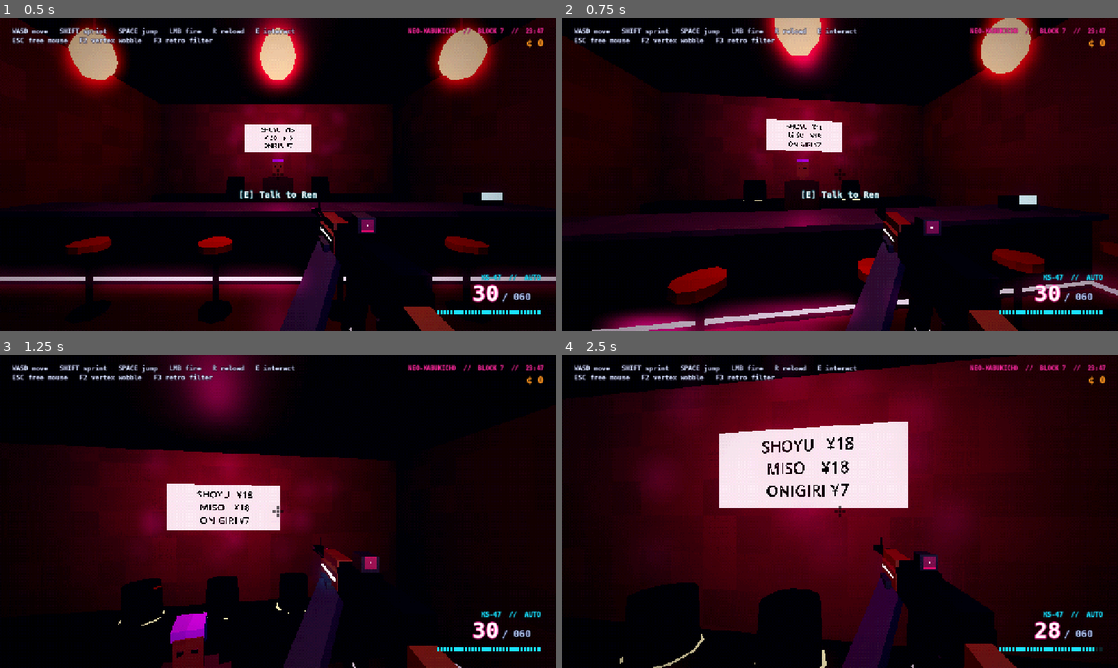
Above: before the commit, frames 1-4 (two rows, left to right).
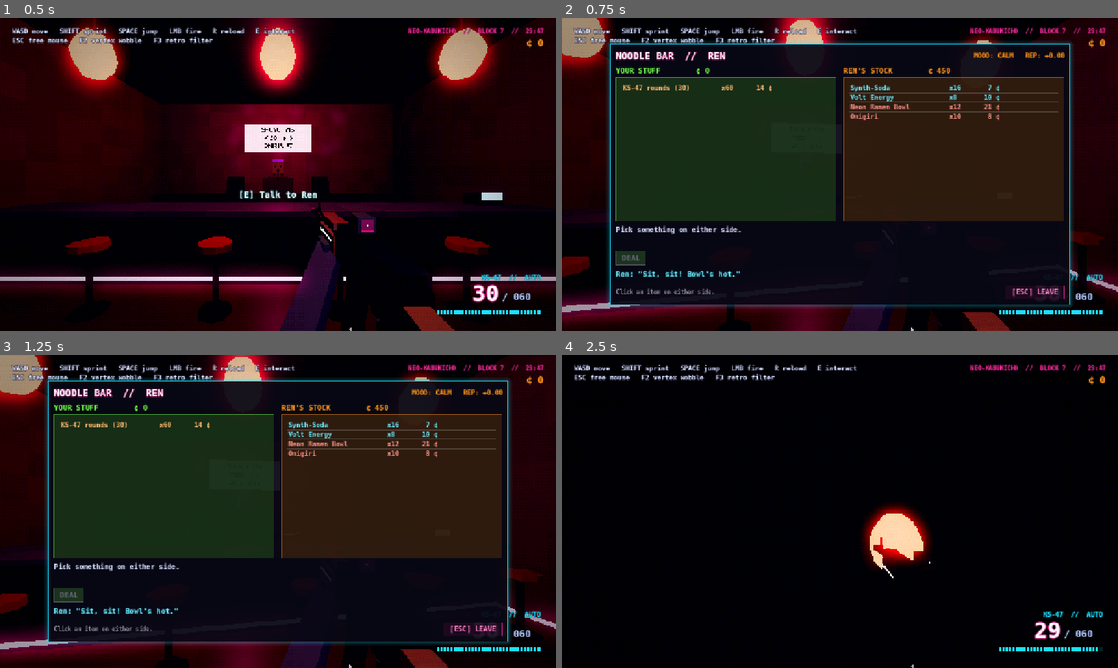
Above: after the commit, the same moments.

Repository: J0C0M/CyberpunkTypeGame
Game: Godot game, scene res://scenes/main.tscn
Same seed, same stepped clock (60 frames per second), same inputs: the game is played once before the commit and once after it.
Inputs (mouse positions are in pixels of both pictures, inside the frame that each line leads up to):
- Up to frame 1 (0.5 s): no input
- Up to frame 2 (0.75 s): move the mouse to (867, 174) at 0.52 s; hold W (move_forward) from 0.53 s (still down); tap E (interact) at 0.6 s
- Up to frame 3 (1.25 s): keep holding W (move_forward); tap Space (jump) at 0.77 s
- Up to frame 4 (2.5 s): release W (move_forward) at 1.25 s; click (1034, 630) at 1.25 s, where only the run after the commit has a clickable "[ESC] LEAVE"; move the mouse to (812, 511) at 2.02 s; hold W (move_forward) from 2.03 s (still down); click (812, 511) at 2.1 s; tap Space (jump) at 2.27 s

Frame 1 is identical in both runs. In frame 2, 57% of the frame differs, in the area x 0-100%, y 0-100%; in frame 3, 60%; in frame 4, 68%, in the area x 1-100%, y 0-100%.

Commit message:
Add trade screen for buying and selling with merchants
Pressing E on a merchant opens a trade screen with the player's inventory and the merchant's stock side by side, per-item prices, both sides' credits and the merchant's spoken lines. Merchants price with their markup, mood and the player's reputation, pay less for items outside their trade, can run out of cash, and gain reputation with each deal. The game pauses and the mouse is freed while trading; Esc leaves. Adds shared UiStyle helpers and cash, click and deny sounds.

Diff:
--- a/scenes/main.tscn
+++ b/scenes/main.tscn
@@ -5,6 +5,7 @@
 [ext_resource type="Shader" path="res://shaders/retro_post.gdshader" id="3_post"]
 [ext_resource type="PackedScene" path="res://scenes/world/world.tscn" id="4_world"]
 [ext_resource type="PackedScene" path="res://ui/hud.tscn" id="5_hud"]
+[ext_resource type="PackedScene" path="res://ui/trade_screen.tscn" id="6_trade"]
 
 [sub_resource type="ShaderMaterial" id="ShaderMaterial_post"]
 shader = ExtResource("3_post")
@@ -33,3 +34,5 @@
 [node name="World" parent="RetroScreen/SubViewport" instance=ExtResource("4_world")]
 
 [node name="HUD" parent="." instance=ExtResource("5_hud")]
+
+[node name="TradeScreen" parent="." instance=ExtResource("6_trade")]
--- a/scripts/actors/merchant.gd
+++ b/scripts/actors/merchant.gd
@@ -79,6 +79,55 @@
 	cash = profile["credits"]
 
 
+## What the merchant asks for one pack of `id` (markup, mood and reputation included).
+func sell_price(id: StringName) -> int:
+	var profile := ShopCatalog.profile(catalog)
+	var mood := 1.0 + (0.25 if anger_time > 0.0 else 0.0) + (0.15 if annoyed_time > 0.0 else 0.0)
+	var price := ItemDB.base_price(id) * ItemDB.pack_size(id) * float(profile["markup"]) * mood * (1.0 - 0.12 * reputation())
+	return maxi(1, roundi(price))
+
+
+## What the merchant pays for one pack of `id`. Items they don't deal in fetch half as much.
+func buy_price(id: StringName) -> int:
+	var profile := ShopCatalog.profile(catalog)
+	var rate: float = profile["buyback"]
+	if not (profile["likes"] as Array).has(ItemDB.category(id)):
+		rate *= 0.5
+	var mood := 0.8 if anger_time > 0.0 else 1.0
+	var price := ItemDB.base_price(id) * ItemDB.pack_size(id) * rate * mood * (1.0 + 0.12 * reputation())
+	return maxi(1, roundi(price))
+
+
+## Moves one pack from the merchant to the player for `price`. Returns an error line or "".
+func sell_to_player(id: StringName, price: int) -> String:
+	var pack := ItemDB.pack_size(id)
+	if stock.count(id) < pack:
+		return "Sold out."
+	if GameState.credits < price:
+		return "You're short. That's %d ¢." % price
+	GameState.spend_credits(price)
+	cash += price
+	stock.remove(id, pack)
+	GameState.inventory.add(id, pack)
+	GameState.change_reputation(merchant_id, 0.02)
+	return ""
+
+
+## Moves one pack from the player to the merchant for `price`. Returns an error line or "".
+func buy_from_player(id: StringName, price: int) -> String:
+	var pack := ItemDB.pack_size(id)
+	if GameState.inventory.count(id) < pack:
+		return "That's not a full box." if pack > 1 else "You don't have that."
+	if cash < price:
+		return "Can't afford it. Till's down to %d ¢." % cash
+	cash -= price
+	stock.add(id, pack)
+	GameState.inventory.remove(id, pack)
+	GameState.add_credits(price)
+	GameState.change_reputation(merchant_id, 0.02)
+	return ""
+
+
 ## Comes back to life behind the counter, calm and restocked (after the player sleeps).
 func revive() -> void:
 	if is_dead:
--- a/ui/hud.gd
+++ b/ui/hud.gd
@@ -25,6 +25,8 @@
 
 func _ready() -> void:
 	add_to_group("hud")
+	# Keep updating while menus pause the game, so prompts and the crosshair hide properly.
+	process_mode = Node.PROCESS_MODE_ALWAYS
 	_font = _make_font()
 	var root := Control.new()
 	root.name = "Root"
--- /dev/null
+++ b/ui/trade_screen.gd
@@ -0,0 +1,241 @@
+extends CanvasLayer
+## Buy/sell screen: the player's inventory and the merchant's stock side by side with prices and
+## both sides' credits. The game pauses and the mouse is freed while it is open; Esc leaves.
+## Opened through the "trade_screen" group: call_group("trade_screen", "open_for", merchant).
+
+const CASH_SOUND := preload("res://assets/audio/trade_cash.wav")
+const CLICK_SOUND := preload("res://assets/audio/ui_click.wav")
+const DENY_SOUND := preload("res://assets/audio/ui_deny.wav")
+
+var _merchant: Merchant
+var _panel: PanelContainer
+var _title: Label
+var _mood: Label
+var _player_header: Label
+var _merchant_header: Label
+var _player_list: ItemList
+var _merchant_list: ItemList
+var _detail: Label
+var _speech: Label
+var _deal_button: Button
+var _player_ids: Array[StringName] = []
+var _merchant_ids: Array[StringName] = []
+## The item being looked at and whether the player would be buying it.
+var _selected := &""
+var _buying := true
+var _audio: AudioStreamPlayer
+
+
+func _ready() -> void:
+	add_to_group("trade_screen")
+	layer = 10
+	process_mode = Node.PROCESS_MODE_ALWAYS
+	_audio = AudioStreamPlayer.new()
+	add_child(_audio)
+	_build()
+	_panel.visible = false
+
+
+func is_open() -> bool:
+	return _panel.visible
+
+
+func open_for(merchant: Merchant) -> void:
+	if is_open() or merchant == null:
+		return
+	_merchant = merchant
+	GameState.claim_ui(&"trade")
+	get_tree().paused = true
+	_panel.visible = true
+	_selected = &""
+	_title.text = "%s  //  %s" % [merchant.shop_name.to_upper(), merchant.display_name.to_upper()]
+	_say(merchant.greeting)
+	_refresh()
+
+
+func close() -> void:
+	if not is_open():
+		return
+	_panel.visible = false
+	get_tree().paused = false
+	GameState.release_ui()
+	_merchant = null
+
+
+func _unhandled_input(event: InputEvent) -> void:
+	if is_open() and event.is_action_pressed("toggle_mouse_capture"):
+		close()
+		get_viewport().set_input_as_handled()
+
+
+func _refresh() -> void:
+	_mood.text = "MOOD: %s   REP: %+.2f" % [_merchant.mood_text().to_upper(), _merchant.reputation()]
+	_player_header.text = "YOUR STUFF        ¢ %d" % GameState.credits
+	_merchant_header.text = "%s'S STOCK        ¢ %d" % [_merchant.display_name.to_upper(), _merchant.cash]
+	_player_ids = GameState.inventory.ids()
+	_merchant_ids = _merchant.stock.ids()
+	_fill(_player_list, _player_ids, GameState.inventory, false)
+	_fill(_merchant_list, _merchant_ids, _merchant.stock, true)
+	_update_detail()
+
+
+func _fill(list: ItemList, ids: Array[StringName], bag: Inventory, buying: bool) -> void:
+	list.clear()
+	for id in ids:
+		var pack := ItemDB.pack_size(id)
+		var price := _merchant.sell_price(id) if buying else _merchant.buy_price(id)
+		var title := ItemDB.display_name(id) + (" (%d)" % pack if pack > 1 else "")
+		var index := list.add_item("%-24s x%-4d %5d ¢" % [title, bag.count(id), price])
+		list.set_item_custom_fg_color(index, ItemDB.color(id).lerp(Color.WHITE, 0.35))
+		if id == _selected and buying == _buying:
+			list.select(index)
+
+
+func _on_player_item(index: int) -> void:
+	_merchant_list.deselect_all()
+	_select(_player_ids[index], false)
+
+
+func _on_merchant_item(index: int) -> void:
+	_player_list.deselect_all()
+	_select(_merchant_ids[index], true)
+
+
+func _select(id: StringName, buying: bool) -> void:
+	_selected = id
+	_buying = buying
+	_play(CLICK_SOUND)
+	_update_detail()
+
+
+func _update_detail() -> void:
+	if _selected == &"":
+		_detail.text = "Pick something on either side."
+		_deal_button.disabled = true
+		_deal_button.text = "DEAL"
+		return
+	var pack := ItemDB.pack_size(_selected)
+	var unit := " for a box of %d" % pack if pack > 1 else ""
+	var price := current_price()
+	_detail.text = "%s — %s\n%s %d ¢%s" % [ItemDB.display_name(_selected), ItemDB.description(_selected), "Asking" if _buying else "Offers you", price, unit]
+	_deal_button.disabled = false
+	_deal_button.text = ("BUY FOR %d ¢" if _buying else "SELL FOR %d ¢") % price
+
+
+## The merchant's current price for the selected item.
+func current_price() -> int:
+	return _merchant.sell_price(_selected) if _buying else _merchant.buy_price(_selected)
+
+
+func _on_deal() -> void:
+	_complete(current_price())
+
+
+func _complete(price: int) -> void:
+	var problem := _merchant.sell_to_player(_selected, price) if _buying else _merchant.buy_from_player(_selected, price)
+	if problem != "":
+		_say(problem)
+		_play(DENY_SOUND)
+	else:
+		_say(["Pleasure.", "Done.", "Good doing business.", "Come back soon."].pick_random())
+		_play(CASH_SOUND)
+	_refresh()
+
+
+func _say(line: String) -> void:
+	_speech.text = "%s: \"%s\"" % [_merchant.display_name, line]
+
+
+func _play(stream: AudioStream) -> void:
+	_audio.stream = stream
+	_audio.play()
+
+
+# --- Layout -----------------------------------------------------------------------------------
+
+func _build() -> void:
+	var accent := Palette.CYAN
+	_panel = PanelContainer.new()
+	_panel.add_theme_stylebox_override("panel", UiStyle.panel(accent))
+	add_child(_panel)
+	_panel.set_anchors_and_offsets_preset(Control.PRESET_CENTER)
+	_panel.custom_minimum_size = Vector2(1060, 600)
+	_panel.offset_left = -530
+	_panel.offset_top = -300
+	_panel.offset_right = 530
+	_panel.offset_bottom = 300
+	var column := VBoxContainer.new()
+	column.add_theme_constant_override("separation", 10)
+	_panel.add_child(column)
+
+	var header := HBoxContainer.new()
+	column.add_child(header)
+	_title = UiStyle.label("", 22, Color.WHITE, Palette.PINK)
+	header.add_child(_title)
+	var spacer := Control.new()
+	spacer.size_flags_horizontal = Control.SIZE_EXPAND_FILL
+	header.add_child(spacer)
+	_mood = UiStyle.label("", 15, Palette.AMBER, Palette.AMBER.darkened(0.7))
+	header.add_child(_mood)
+
+	var lists := HBoxContainer.new()
+	lists.size_flags_vertical = Control.SIZE_EXPAND_FILL
+	lists.add_theme_constant_override("separation", 16)
+	column.add_child(lists)
+	var left := _list_column(lists, Palette.LIME)
+	_player_header = left[0]
+	_player_list = left[1]
+	_player_list.item_selected.connect(_on_player_item)
+	var right := _list_column(lists, Palette.AMBER)
+	_merchant_header = right[0]
+	_merchant_list = right[1]
+	_merchant_list.item_selected.connect(_on_merchant_item)
+
+	_detail = UiStyle.label("", 16, Color(0.85, 0.9, 1.0), Color(0.05, 0.02, 0.12))
+	_detail.autowrap_mode = TextServer.AUTOWRAP_WORD_SMART
+	_detail.custom_minimum_size = Vector2(0, 48)
+	column.add_child(_detail)
+
+	var actions := HBoxContainer.new()
+	actions.add_theme_constant_override("separation", 10)
+	column.add_child(actions)
+	_build_actions(actions)
+
+	_speech = UiStyle.label("", 17, Palette.CYAN.lerp(Color.WHITE, 0.4), Palette.CYAN.darkened(0.6))
+	_speech.autowrap_mode = TextServer.AUTOWRAP_WORD_SMART
+	_speech.custom_minimum_size = Vector2(0, 26)
+	column.add_child(_speech)
+
+	var footer := HBoxContainer.new()
+	column.add_child(footer)
+	var hint := UiStyle.label("Click an item on either side.", 13, Color(0.6, 0.6, 0.7), Color.BLACK)
+	hint.size_flags_horizontal = Control.SIZE_EXPAND_FILL
+	footer.add_child(hint)
+	var leave := Button.new()
+	leave.text = "[ESC] LEAVE"
+	UiStyle.style_button(leave, Palette.PINK)
+	leave.pressed.connect(close)
+	footer.add_child(leave)
+
+
+## The row of deal controls under the lists.
+func _build_actions(row: HBoxContainer) -> void:
+	_deal_button = Button.new()
+	_deal_button.text = "DEAL"
+	UiStyle.style_button(_deal_button, Palette.LIME, 17)
+	_deal_button.pressed.connect(_on_deal)
+	row.add_child(_deal_button)
+
+
+func _list_column(parent: Control, color: Color) -> Array:
+	var column := VBoxContainer.new()
+	column.size_flags_horizontal = Control.SIZE_EXPAND_FILL
+	parent.add_child(column)
+	var header := UiStyle.label("", 17, color, color.darkened(0.7))
+	column.add_child(header)
+	var list := ItemList.new()
+	list.size_flags_vertical = Control.SIZE_EXPAND_FILL
+	list.custom_minimum_size = Vector2(0, 250)
+	UiStyle.style_list(list, color)
+	column.add_child(list)
+	return [header, list]
--- /dev/null
+++ b/ui/trade_screen.tscn
@@ -0,0 +1,6 @@
+[gd_scene format=3]
+
+[ext_resource type="Script" path="res://ui/trade_screen.gd" id="1_trade"]
+
+[node name="TradeScreen" type="CanvasLayer"]
+script = ExtResource("1_trade")
--- /dev/null
+++ b/ui/ui_style.gd
@@ -0,0 +1,70 @@
+class_name UiStyle
+extends RefCounted
+## Shared look for the menus (trade, dialogue): monospace text with a neon glow, dark translucent
+## panels with a coloured border, matching the HUD.
+
+static var _font: Font
+
+
+static func font() -> Font:
+	if _font == null:
+		var system := SystemFont.new()
+		system.font_names = PackedStringArray(["JetBrains Mono", "DejaVu Sans Mono", "Liberation Mono", "Noto Sans Mono", "monospace"])
+		system.font_weight = 700
+		_font = system
+	return _font
+
+
+static func label(text: String, size: int, color: Color, glow: Color) -> Label:
+	var settings := LabelSettings.new()
+	settings.font = font()
+	settings.font_size = size
+	settings.font_color = color
+	settings.outline_size = maxi(2, size / 9)
+	settings.outline_color = glow
+	settings.shadow_size = 5
+	settings.shadow_color = Color(glow.r, glow.g, glow.b, 0.3)
+	settings.shadow_offset = Vector2.ZERO
+	var result := Label.new()
+	result.text = text
+	result.label_settings = settings
+	return result
+
+
+static func panel(border: Color, fill := Color(0.03, 0.01, 0.06, 0.92)) -> StyleBoxFlat:
+	var box := StyleBoxFlat.new()
+	box.bg_color = fill
+	box.border_color = border
+	box.set_border_width_all(2)
+	box.set_content_margin_all(14)
+	box.shadow_color = Color(border.r, border.g, border.b, 0.25)
+	box.shadow_size = 10
+	return box
+
+
+static func style_button(button: Button, color: Color, font_size := 16) -> void:
+	button.add_theme_font_override("font", font())
+	button.add_theme_font_size_override("font_size", font_size)
+	button.add_theme_color_override("font_color", color.lerp(Color.WHITE, 0.4))
+	button.add_theme_color_override("font_hover_color", Color.WHITE)
+	button.add_theme_color_override("font_disabled_color", Color(0.4, 0.4, 0.45))
+	for state in ["normal", "hover", "pressed", "disabled", "focus"]:
+		var box := StyleBoxFlat.new()
+		box.bg_color = Color(color.r, color.g, color.b, 0.08 if state == "normal" else (0.28 if state == "hover" else 0.18))
+		box.border_color = color if state != "disabled" else Color(0.3, 0.3, 0.35)
+		box.set_border_width_all(1 if state != "focus" else 2)
+		box.set_content_margin_all(6)
+		box.content_margin_left = 14
+		box.content_margin_right = 14
+		button.add_theme_stylebox_override(state, box)
+
+
+static func style_list(list: ItemList, color: Color) -> void:
+	list.add_theme_font_override("font", font())
+	list.add_theme_font_size_override("font_size", 15)
+	list.add_theme_stylebox_override("panel", panel(Color(color.r, color.g, color.b, 0.5), Color(0.0, 0.0, 0.0, 0.35)))
+	var selected := StyleBoxFlat.new()
+	selected.bg_color = Color(color.r, color.g, color.b, 0.25)
+	list.add_theme_stylebox_override("selected", selected)
+	list.add_theme_stylebox_override("selected_focus", selected)
+	list.add_theme_color_override("font_selected_color", Color.WHITE)
Not shown, added: assets/audio/trade_cash.wav.import
Not shown, added: assets/audio/ui_click.wav.import
Not shown, added: assets/audio/ui_deny.wav.import
Not shown, added: ui/trade_screen.gd.uid
Not shown, added: ui/ui_style.gd.uid
Not shown, added: assets/audio/trade_cash.wav
Not shown, added: assets/audio/ui_click.wav
Not shown, added: assets/audio/ui_deny.wav
